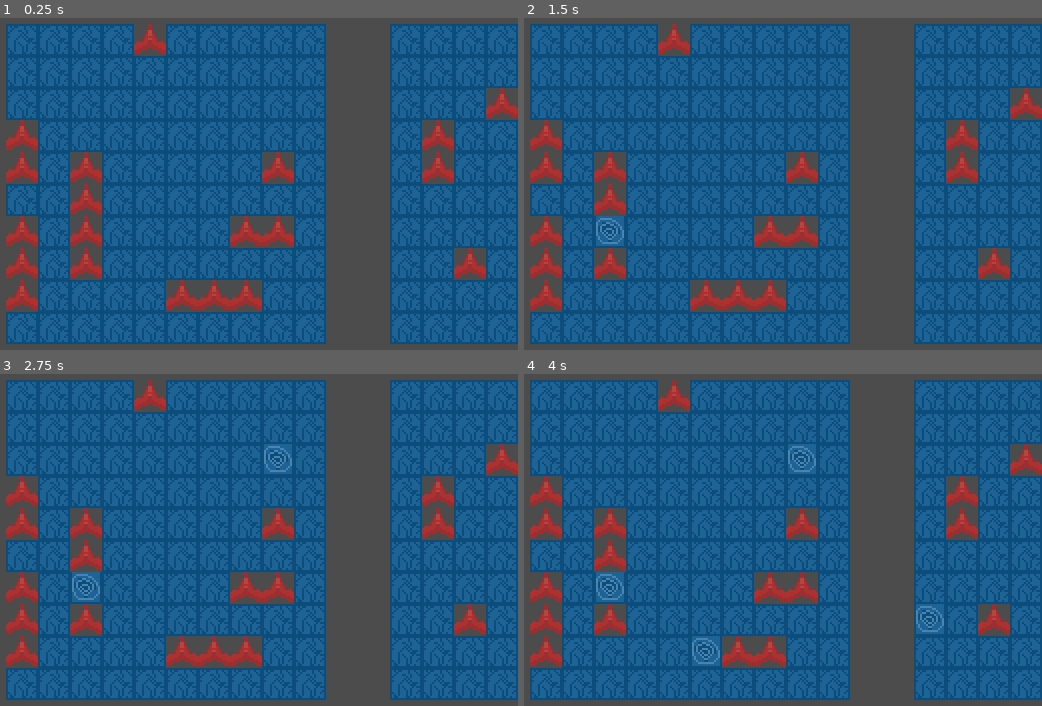
Above: before the commit, frames 1-4 (two rows, left to right).
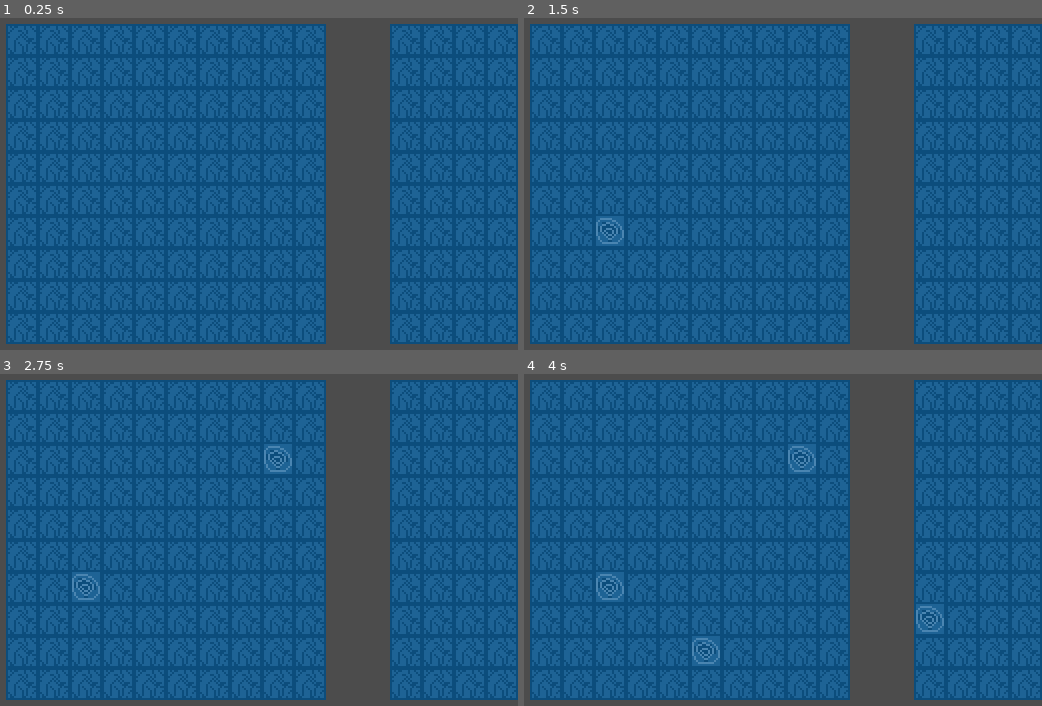
Above: after the commit, the same moments.

Repository: knil0o/tanmaku-battleship
Game: Godot game, scene res://MainScene.tscn
Two runs of this game, one before a commit and one after it. Both use one fixed random seed, a clock stepped at 60 frames per second and the inputs below.
Inputs (mouse positions are in pixels of both pictures, inside the frame that each line leads up to):
- Up to frame 1 (0.25 s): no input
- Up to frame 2 (1.5 s): tap Enter at 0.5 s; move the mouse to (860, 177) at 0.52 s; click (860, 177) at 0.67 s; tap Space at 1.25 s; move the mouse to (596, 223) at 1.27 s; click (596, 223) at 1.42 s
- Up to frame 3 (2.75 s): tap Enter at 2 s; move the mouse to (264, 450) at 2.02 s; click (264, 450) at 2.17 s
- Up to frame 4 (4 s): tap Space at 2.75 s; move the mouse to (689, 652) at 2.77 s; click (689, 652) at 2.92 s; tap Enter at 3.5 s; move the mouse to (912, 629) at 3.52 s; click (912, 629) at 3.67 s

The runs differ from the first frame. In frame 1, 12% of the frame differs, in the area x 1-100%, y 1-89%; in frame 2, 11%; in frame 3, 11%; in frame 4, 11%.

Commit message:
fix: 生成逻辑修复

Diff:
--- a/chessboard/ChessBoard.gd
+++ b/chessboard/ChessBoard.gd
@@ -32,9 +32,7 @@
 	place_tile(chess_board_scale)
 #	show_ship(ship, 1, 1, Vector2(5,2))
 	place_ships(ship_yard)
-
 	print("ship_positions:" + str(ship_positions))
-
 
 
 #收到点击事件
@@ -62,6 +60,10 @@
 	while !can_deploy:
 		pos = rand_pos()
 		can_deploy = try_place(ship, pos)
+		retry = retry -1
+		if(retry < 0):
+			#重试次数过多，重新加载当前场景
+			get_tree().reload_current_scene()
 
 
 	var pos_origin = Vector2(pos.x, pos.y)
@@ -69,7 +71,6 @@
 		while pos.y < (ship.y + pos_origin.y):
 			var draw_pos= Vector2(pos.x, pos.y)
 			print("ship placed in " + str(draw_pos))
-			set_cellv(draw_pos, 0)
 			ship_positions.append(draw_pos)
 			add_surround_lock(draw_pos)
 			pos.y += 1
@@ -92,8 +93,7 @@
 	lock_positions.append_array(locks)
 # 查询船是否能放置在这里,如果超过范围就减少
 func try_place(ship: Vector2, try_pos: Vector2):
-	#重要！否则不会随机生成
-	randomize()
+
 	var pos_origin = Vector2(try_pos.x, try_pos.y)
 	while try_pos.x < (ship.x + pos_origin.x):
 		while try_pos.y < (ship.y + pos_origin.y):
@@ -125,4 +125,6 @@
 
 #返回一个0-9的随机位置
 func rand_pos():
+	#重要！否则不会随机生成
+	randomize()
 	return Vector2(randi()%9, randi()%9)
